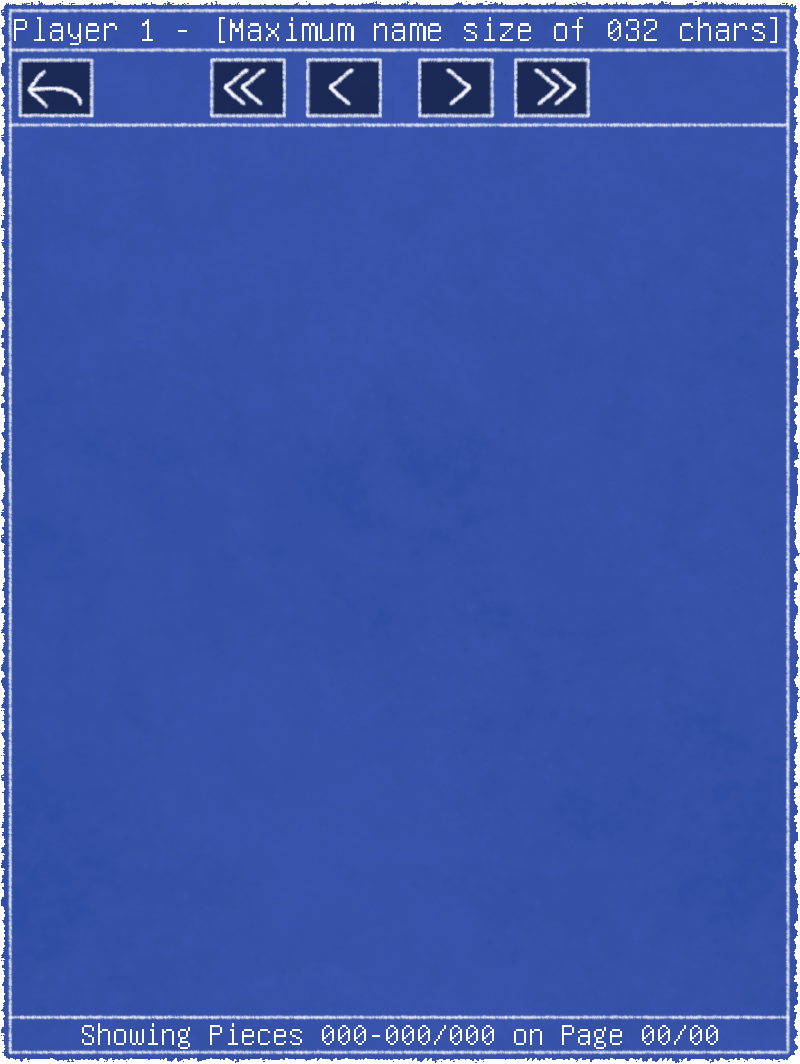
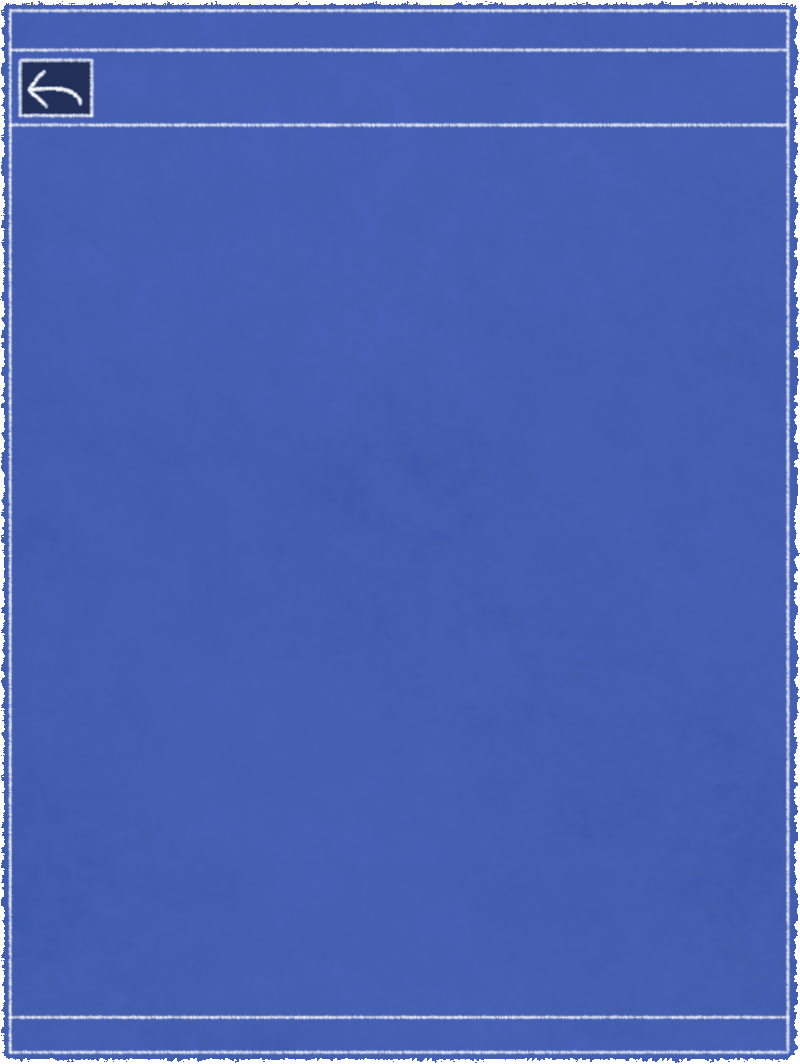
Layer changes from the first 800×1064 image to the second:
hid "Showing Pieces 000-000/000 on ..." over (x1=82, y1=1023, x2=718, y2=1049)
hid "Player 1 - [Maximum name size ..." over (x1=14, y1=17, x2=777, y2=45)
hid "nextPage" over (x1=417, y1=57, x2=495, y2=119)
hid "nextSection" over (x1=513, y1=57, x2=591, y2=119)
hid "previousPage" over (x1=305, y1=57, x2=383, y2=119)
hid "previousSection" over (x1=209, y1=57, x2=287, y2=119)
painted on "Background" over (x1=0, y1=1, x2=800, y2=1063)
